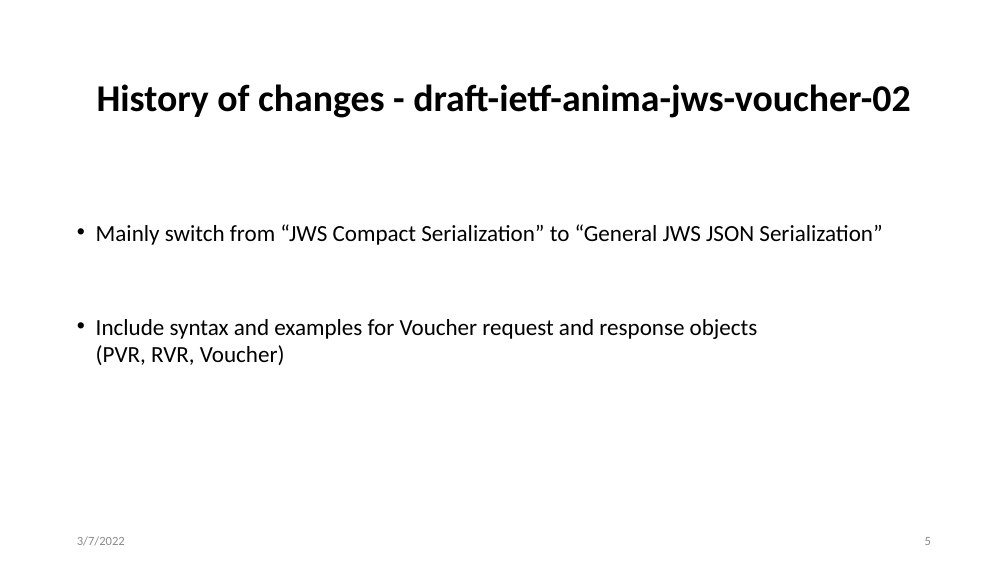
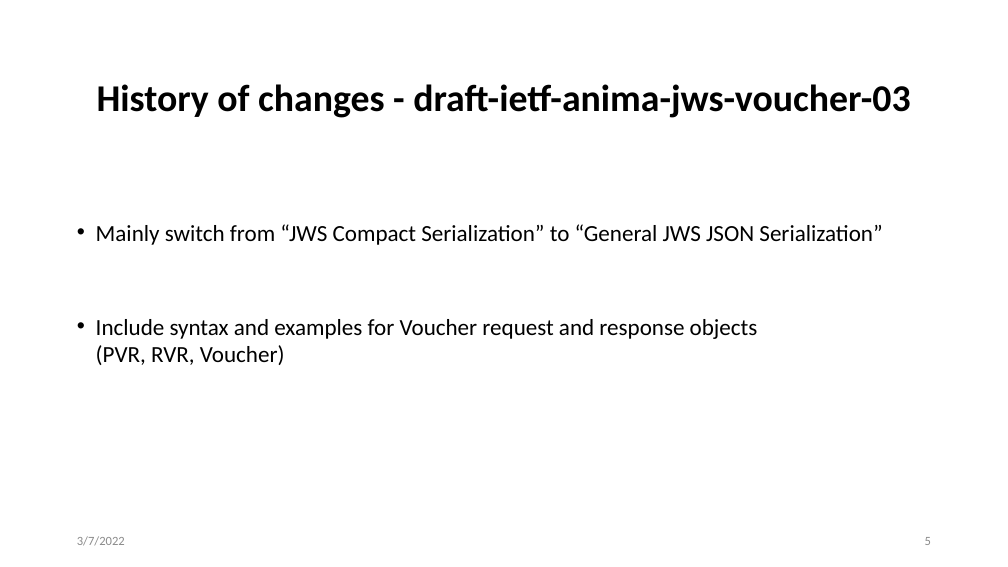
Before and after one commit to anima-wg/anima-jws-voucher, a slide deck: slide 5 of presentations/ietf113-anima-jws-voucher.pptx. Drawn at 1008x567 pixels with LibreOffice and Linux fonts; fonts in the diff are those of the drawing. Boxes give left, top, right and bottom in pixels: in the first picture for what was removed or moved away, otherwise in the second. Text is boxed around its words. In the diff, an @@ line names an element or a change of style, - is before the commit and + after.

Commit message:
draft-ietf-anima-jws-voucher-03, updated draft version in pptx

```diff
--- a/presentations/ietf113-anima-jws-voucher.pptx
+++ b/presentations/ietf113-anima-jws-voucher.pptx
@@ title at (97,84,910,118): text changed @@
-History of changes - draft-ietf-anima-jws-voucher-02
+History of changes - draft-ietf-anima-jws-voucher-03
```
Also in this commit, not shown: 1 other slide changed.
